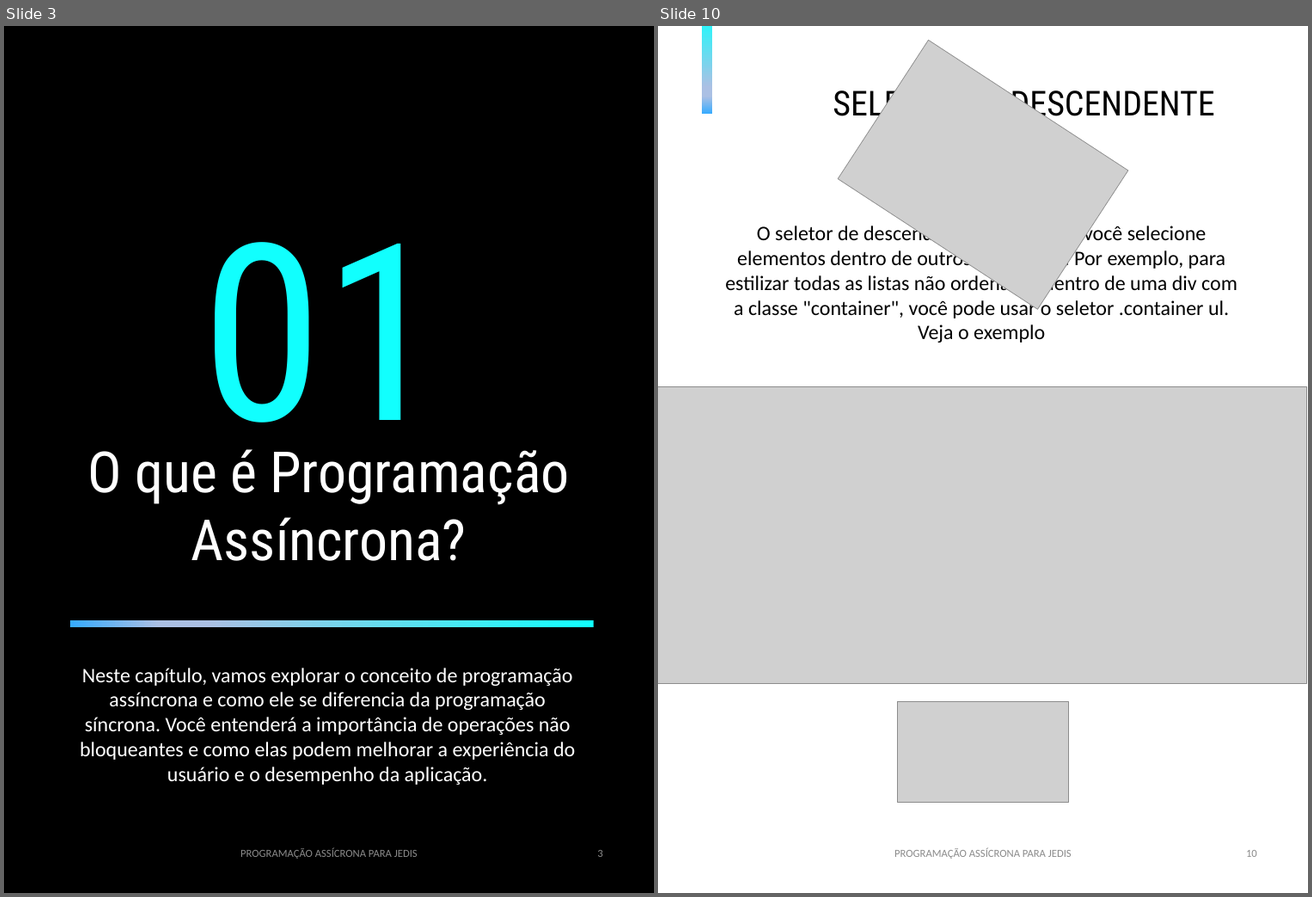
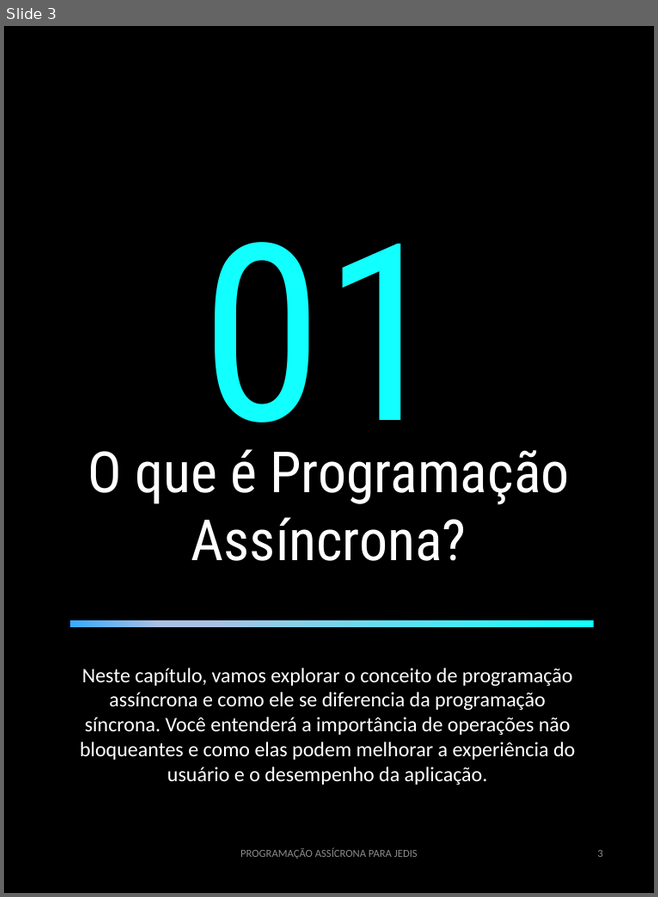
Before and after one commit to BrunoHCS/prompts-create-a-ebook, a slide deck: output/ebook - template.odp. Shown side by side, each under a label of ours: slides 3 and 10 before the commit, slide 3 after it; the slides between them are not shown. The pictures are 1312x897 and 658x897 pixels, drawn with LibreOffice and Linux fonts; fonts in the diff are those of the drawing; grey boxes stand for pictures. Boxes give left, top, right and bottom in pixels: in the first picture for what was removed or moved away, otherwise in the second. Text is boxed around its words. In the diff, an @@ line names an element or a change of style, - is before the commit and + after.

```diff
--- a/output/ebook - template.odp
+++ b/output/ebook - template.odp
@@ slide 10 removed at (658, 26, 1308, 893), background #FFFFFF @@
@@ rectangle removed at (702, 26, 712, 114) @@
@@ picture removed at (838, 40, 1128, 309) @@
@@ text removed at (833, 84, 1215, 125) @@
-SELETOR DE DESCENDENTE
@@ text removed at (725, 221, 1238, 342) @@
-O seletor de descendente permite que você selecione elementos dentro de outros elementos. Por exemplo, para estilizar todas as listas não ordenadas dentro de uma div com a classe "container", você pode usar o seletor .container ul. Veja o exemplo
@@ picture removed at (658, 387, 1307, 684) @@
@@ picture removed at (898, 702, 1069, 802) @@
@@ text removed at (894, 847, 1072, 858) @@
-PROGRAMAÇÃO ASSÍCRONA PARA JEDIS
@@ page number removed at (1246, 850, 1257, 857) @@
-10
```
Also in this commit, not shown: 5 slides changed, 9 slides added, 17 other slides removed, 2 other files.
